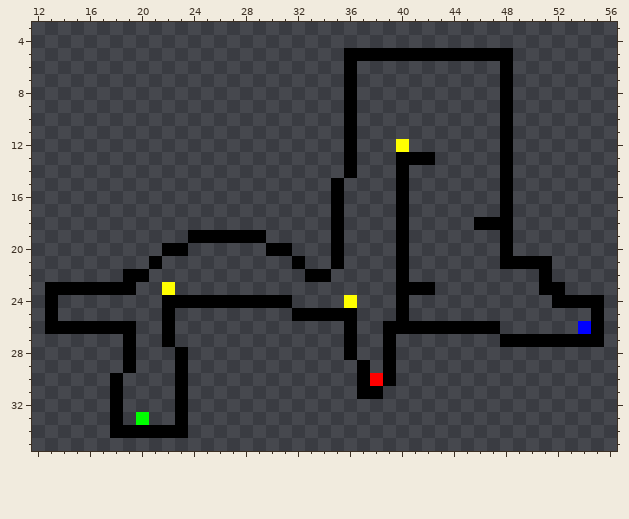
Two states of a sprite sheet, Assets/LevelImages/level12.png. Above, as it was before the edit.
The file is 60x50 pixels. Shown: x 12..56, y 3..35. The old version is drawn lined up with the new one, on the new canvas.
Once edited:
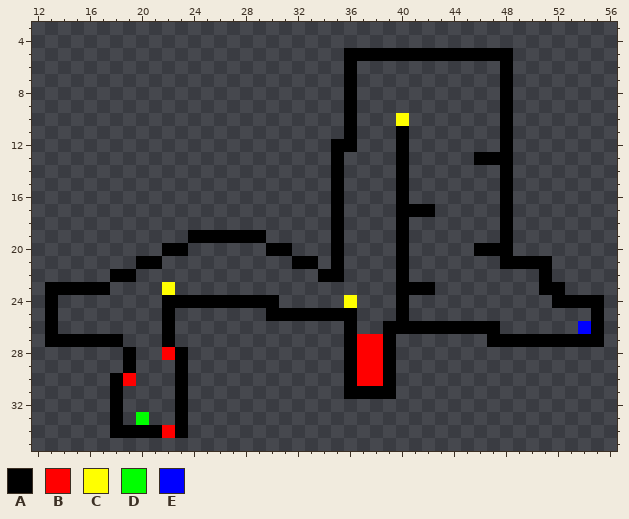
Palette (. is transparent): A #000000  B #ff0000  C #ffff00  D #00ff00  E #0000ff
Diff:
canvas 60x50 -> 70x40, the old top-left corner now at 5,-5 (the part of the old canvas that was cut away was empty and is not shown)
@@ x 12..56 @@
  9 ........................A...........A........
-10 ........................A...........A........
-11 ........................A...........A........
-12 ........................A...C.......A........
-13 ........................A...AAA.....A........
-14 ........................A...A.......A........
+10 ........................A...C.......A........
+11 ........................A...A.......A........
+12 .......................AA...A.......A........
+13 .......................A....A.....AAA........
+14 .......................A....A.......A........
 15 .......................A....A.......A........
 16 .......................A....A.......A........
-17 .......................A....A.......A........
-18 .......................A....A.....AAA........
+17 .......................A....AAA.....A........
+18 .......................A....A.......A........
 19 ............AAAAAA.....A....A.......A........
-20 ..........AA......AA...A....A.......A........
-21 .........A..........A..A....A.......AAAA.....
-22 .......AA............AA.....A..........A.....
-23 .AAAAAAA..C.................AAA........AA....
-24 .A........AAAAAAAAAA....C...A...........AAAA.
-25 .A........A.........AAAAA...A..............A.
-26 .AAAAAAA..A.............A..AAAAAAAAA......EA.
-27 .......A..A.............A..A........AAAAAAAA.
-28 .......A...A............A..A.................
-29 .......A...A.............A.A.................
-30 ......A....A.............ABA.................
-31 ......A....A.............AA..................
+20 ..........AA......AA...A....A.....AAA........
+21 ........AA..........AA.A....A.......AAAA.....
+22 ......AA..............AA....A..........A.....
+23 .AAAAA....C.................AAA........AA....
+24 .A........AAAAAAAAA.....C...A...........AAAA.
+25 .A........A.......AAAAAAA...A..............A.
+26 .A........A.............A..AAAAAAAAA......EA.
+27 .AAAAAA...A.............ABBA.......AAAAAAAAA.
+28 .......A..BA............ABBA.................
+29 .......A...A............ABBA.................
+30 ......AB...A............ABBA.................
+31 ......A....A............AAAA.................
 32 ......A....A.................................
 33 ......A.D..A.................................
-34 ......AAAAAA.................................
+34 ......AAAABA.................................
 35 .............................................
Pixel boxes of the changes (left, top, right, bottom) in both pictures:
changed: (331, 113, 500, 256)
changed: (45, 256, 175, 438)
changed: (266, 256, 344, 321)
changed: (344, 334, 396, 399)
added: (487, 334, 500, 347)
